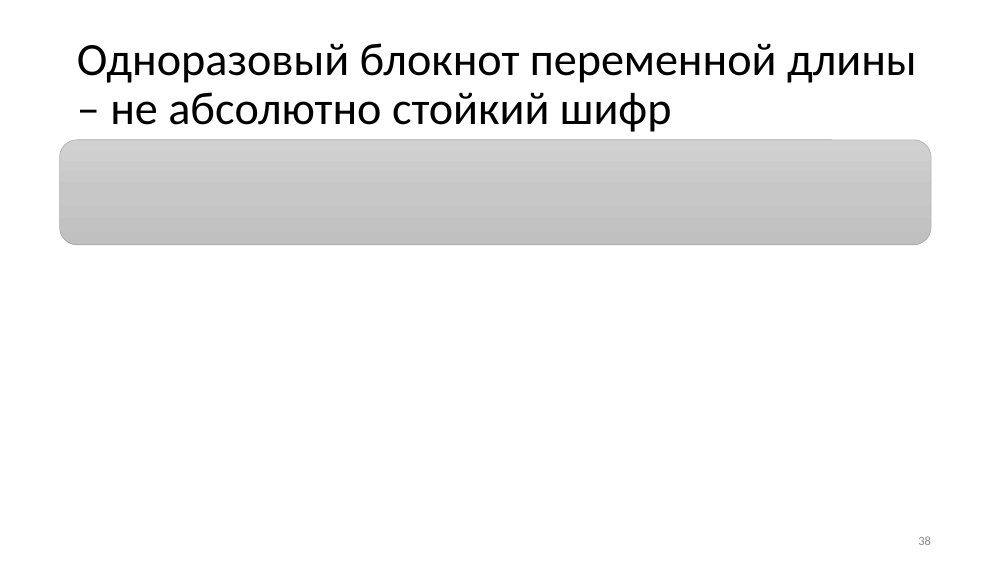
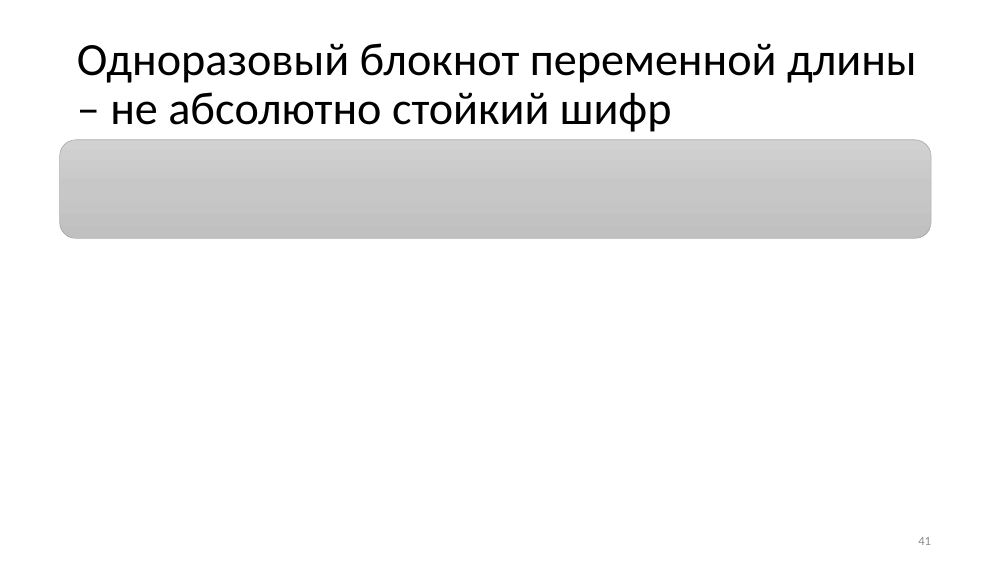
Before and after one commit to CryptoCourse/CryptoLectures, a slide deck: slide 41 of Lectures/Lecture1.pptx (slide 38 before the commit). Drawn at 1008x567 pixels with LibreOffice and Linux fonts; fonts in the diff are those of the drawing; grey boxes stand for pictures. Boxes give left, top, right and bottom in pixels: in the first picture for what was removed or moved away, otherwise in the second. Text is boxed around its words. In the diff, an @@ line names an element or a change of style, - is before the commit and + after.

```diff
--- a/Lectures/Lecture1.pptx
+++ b/Lectures/Lecture1.pptx
@@ rounded rectangle: place and size @@
-rounded rectangle at [60, 140, 932, 245]
+rounded rectangle at [60, 140, 932, 238]
@@ page number at [918, 537, 931, 545]: text changed @@
-38
+41
```
Also in this commit, not shown: 2 other slides changed, 3 slides added.
